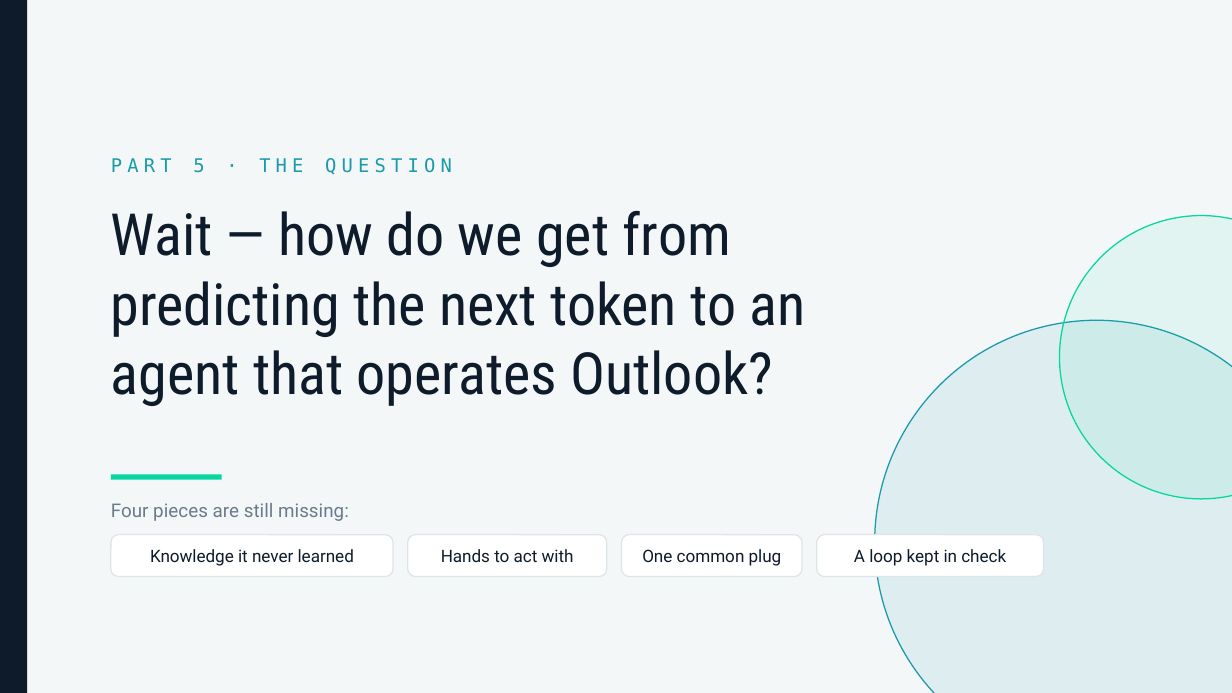
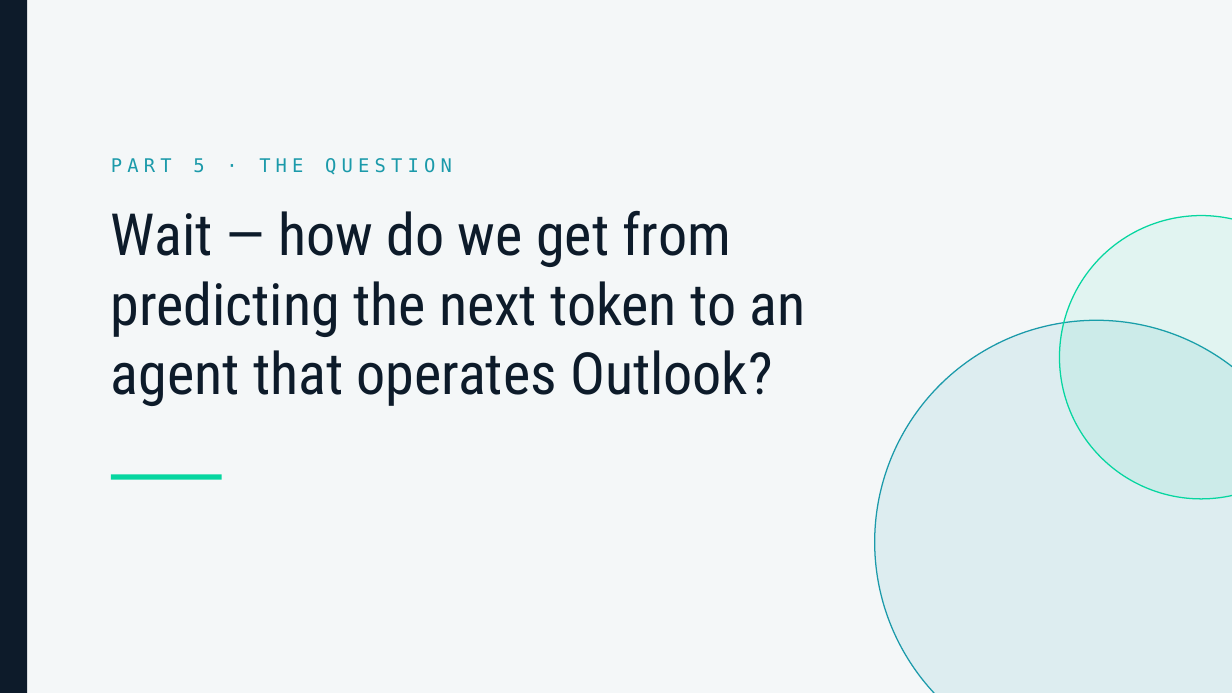
Before and after one commit to lukasroedl/ai-terminology-hell, a slide deck: slide 26 of ai-terminology-hell.pptx. Drawn at 1232x693 pixels with LibreOffice and Linux fonts; fonts in the diff are those of the drawing. Boxes give left, top, right and bottom in pixels: in the first picture for what was removed or moved away, otherwise in the second. Text is boxed around its words. In the diff, an @@ line names an element or a change of style, - is before the commit and + after.

```diff
--- a/ai-terminology-hell.pptx
+++ b/ai-terminology-hell.pptx
@@ text removed at box(111, 503, 349, 521) @@
-Four pieces are still missing:
@@ rounded rectangle removed at box(111, 535, 393, 577) @@
-Knowledge it never learned
@@ rounded rectangle removed at box(408, 535, 606, 577) @@
-Hands to act with
@@ rounded rectangle removed at box(621, 535, 802, 577) @@
-One common plug
@@ rounded rectangle removed at box(817, 535, 1044, 577) @@
-A loop kept in check
```
Also in this commit, not shown: 5 other slides changed, 8 other files.
